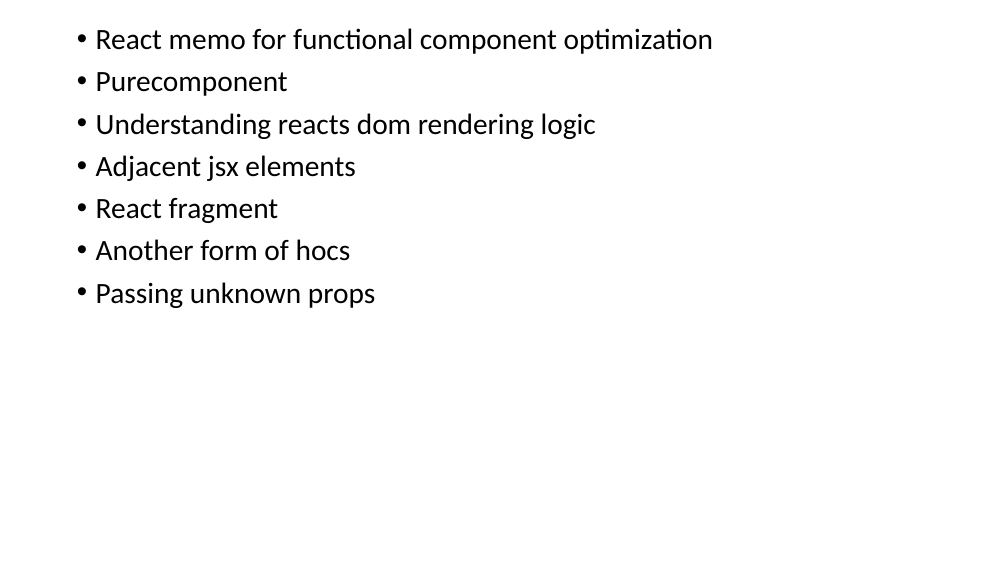
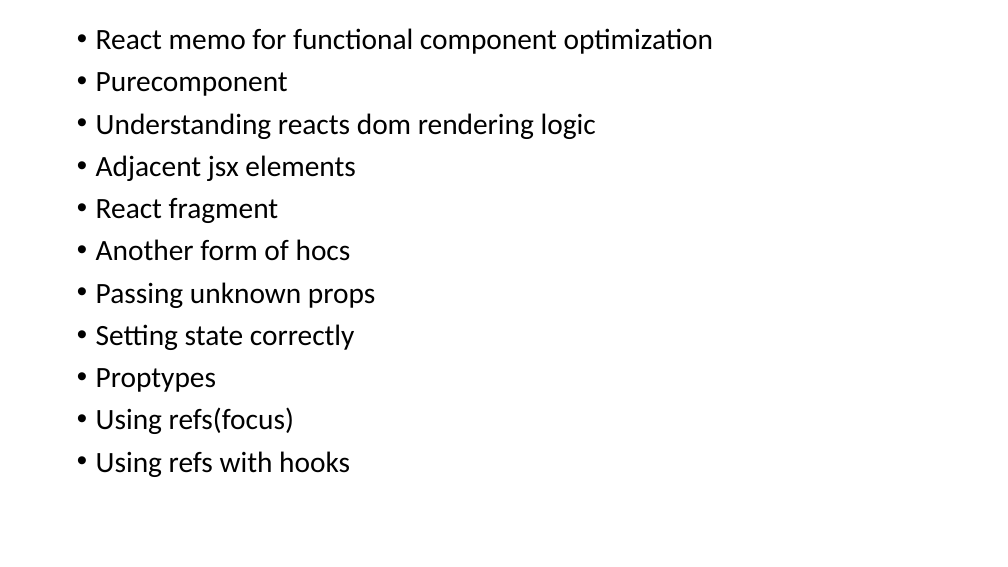
Before and after one commit to PiyushChaturvedii/Batch04, a slide deck: slide 16 of Reactjs.pptx. Drawn at 1008x567 pixels with LibreOffice and Linux fonts; fonts in the diff are those of the drawing. Boxes give left, top, right and bottom in pixels: in the first picture for what was removed or moved away, otherwise in the second. Text is boxed around its words. In the diff, an @@ line names an element or a change of style, - is before the commit and + after.

```diff
--- a/Reactjs.pptx
+++ b/Reactjs.pptx
@@ text at box(96, 324, 355, 477): paragraphs added @@
+• Setting state correctly
+• Proptypes
+• Using refs(focus)
+• Using refs with hooks
```
Also in this commit, not shown: 20 other files.
